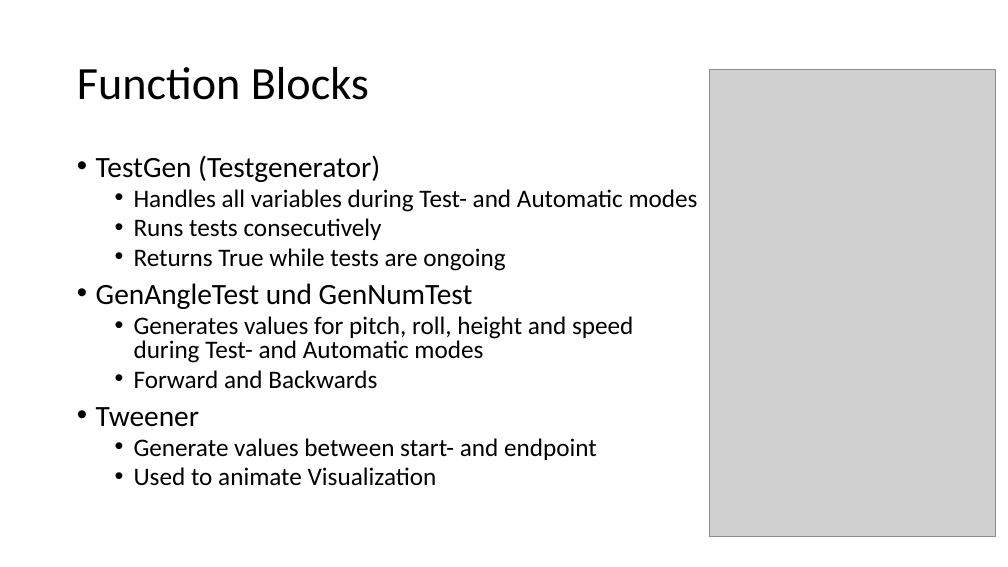
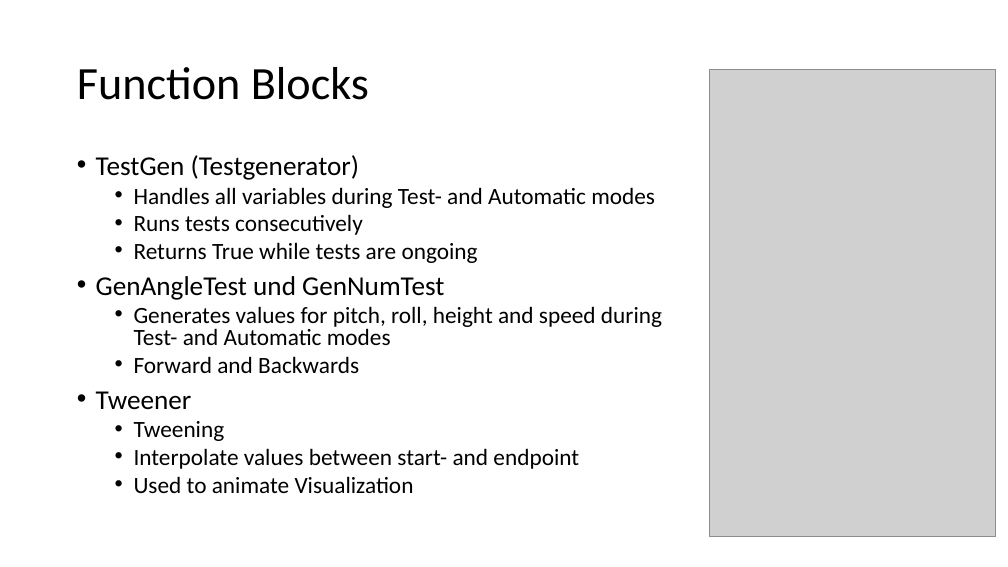
Before and after one commit to StefGert/ProjektaufgabeAT, a slide deck: slide 8 of Automatisierungstechnik.pptx. Drawn at 1008x567 pixels with LibreOffice and Linux fonts; fonts in the diff are those of the drawing; grey boxes stand for pictures. Boxes give left, top, right and bottom in pixels: in the first picture for what was removed or moved away, otherwise in the second. Text is boxed around its words. In the diff, an @@ line names an element or a change of style, - is before the commit and + after.

```diff
--- a/Automatisierungstechnik.pptx
+++ b/Automatisierungstechnik.pptx
@@ text at <box>96,155,662,493</box>: size 28 to 25.9 pt in "TestGen (Testgenerator)", "GenAngleTest und GenNumTest", "Tweener"; size 24 to 22.2 pt in "Handles all variables during Test- and Automatic ...", "Runs tests consecutively", "Returns True while tests are ongoing", "Generates values for pitch, roll, height and ..." and 2 more places @@
@@ text at <box>134,421,579,469</box>: text changed; size 24 to 22.2 pt @@
-  • Generate values between start- and endpoint
+  • Tweening
+  • Interpolate values between start- and endpoint
```
Also in this commit, not shown: 1 other slide changed, 1 other file.
